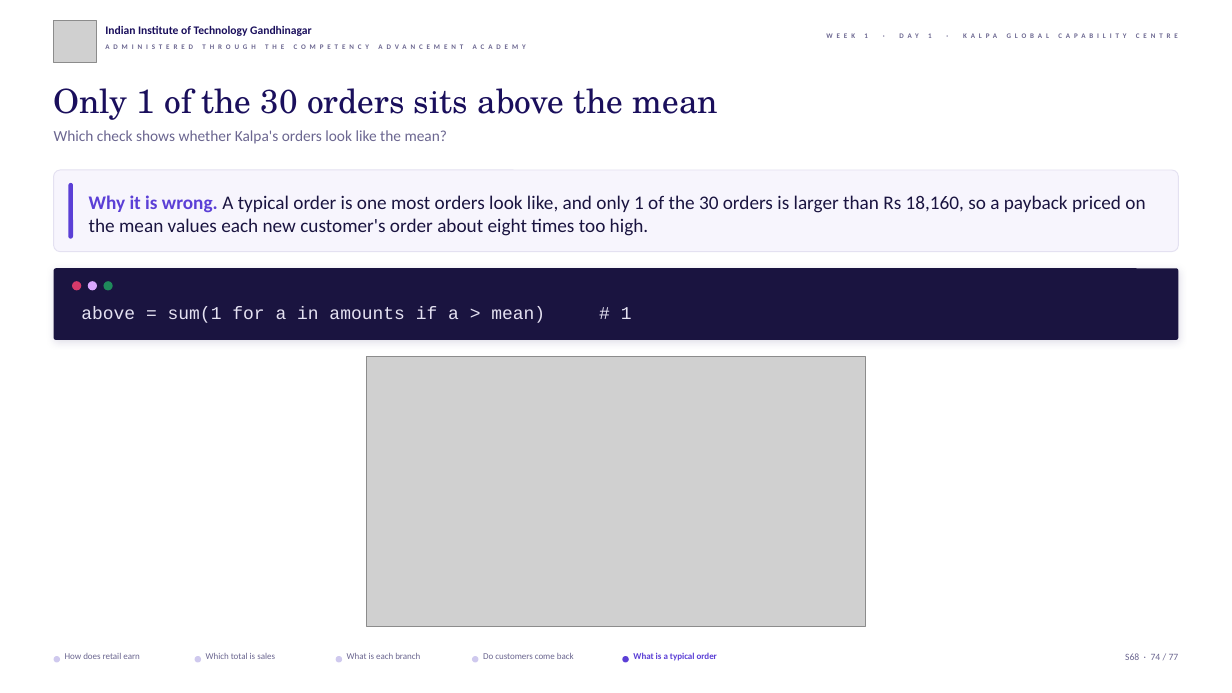
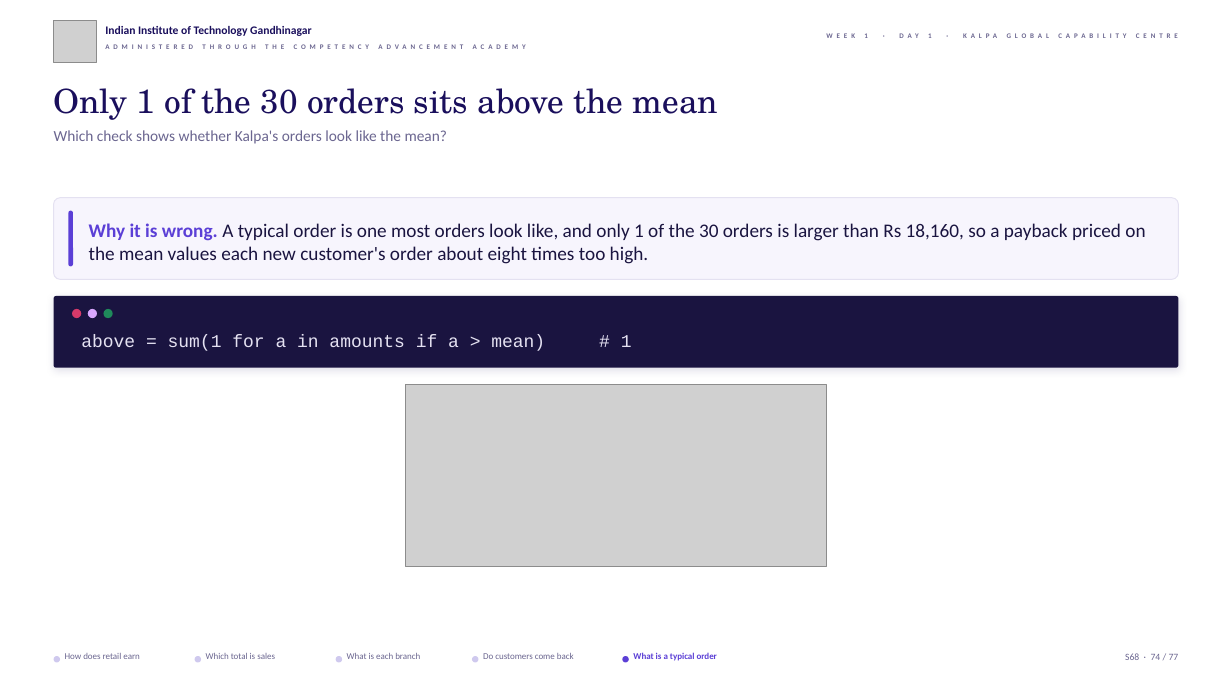
Before and after one commit to fde-academy-lab/c2-content-factory, a slide deck: slide 74 of content/W01/D1/slides/C2_W01_D01_half1_STUDENT.pptx. Drawn at 1232x693 pixels with LibreOffice and Linux fonts; fonts in the diff are those of the drawing; grey boxes stand for pictures; background and template pictures are left out. Boxes give left, top, right and bottom in pixels: in the first picture for what was removed or moved away, otherwise in the second. Text is boxed around its words. In the diff, an @@ line names an element or a change of style, - is before the commit and + after.

```diff
--- a/content/W01/D1/slides/C2_W01_D01_half1_STUDENT.pptx
+++ b/content/W01/D1/slides/C2_W01_D01_half1_STUDENT.pptx
@@ 3 rounded rectangles, 3 ellipses, 2 texts: place and size @@
-3 rounded rectangles, 3 ellipses, 2 texts at box(54, 170, 1178, 340)
+3 rounded rectangles, 3 ellipses, 2 texts at box(54, 198, 1178, 368)
@@ picture: place and size @@
-picture at box(367, 357, 865, 627)
+picture at box(406, 384, 826, 567)
```
Also in this commit, not shown: 23 other slides changed, 3 other files.
